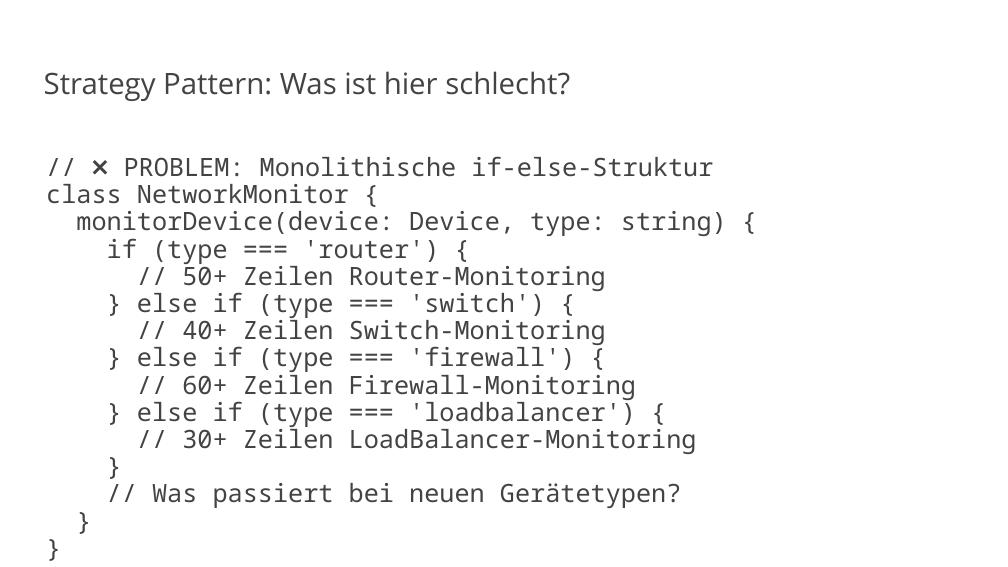
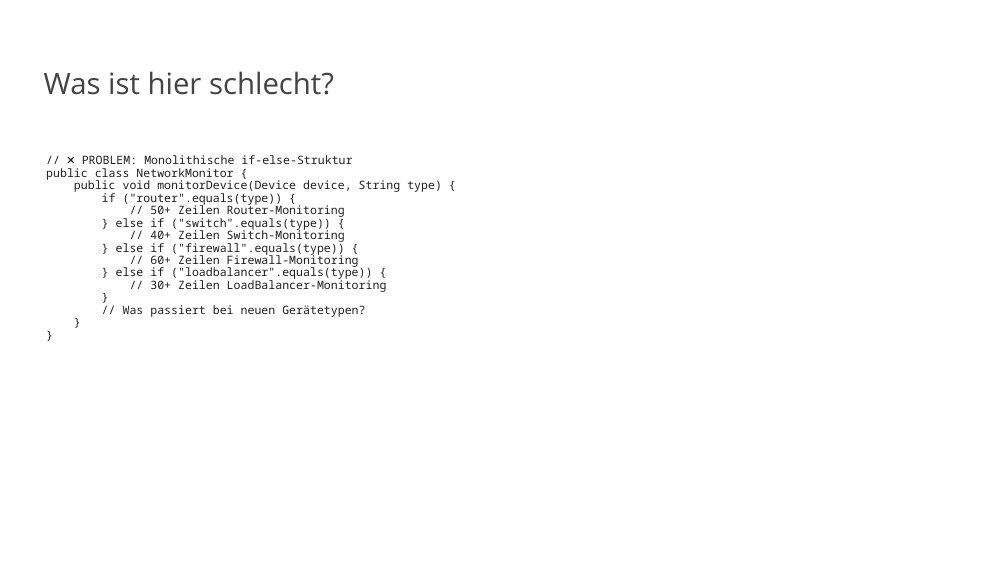
Before and after one commit to vanillacore-net/september-2025-telekom-training, a slide deck: slide 2 of presentations/powerpoint/block3-presentation.pptx. Drawn at 1008x567 pixels with LibreOffice and Linux fonts; fonts in the diff are those of the drawing; background and template pictures are left out. Boxes give left, top, right and bottom in pixels: in the first picture for what was removed or moved away, otherwise in the second. Text is boxed around its words. In the diff, an @@ line names an element or a change of style, - is before the commit and + after.

```diff
--- a/presentations/powerpoint/block3-presentation.pptx
+++ b/presentations/powerpoint/block3-presentation.pptx
@@ title at [44, 71, 334, 95]: text changed @@
-Strategy Pattern: Was ist hier schlecht?
+Was ist hier schlecht?
@@ text at [46, 155, 442, 317]: text changed; size 24 to 11 pt; text colour #434343 to #1F1F1F @@
-// ❌ PROBLEM: Monolithische if-else-Struktur
-class NetworkMonitor {
-monitorDevice(device: Device, type: string) {
-if (type === 'router') {
-// 50+ Zeilen Router-Monitoring
-} else if (type === 'switch') {
-// 40+ Zeilen Switch-Monitoring
-} else if (type === 'firewall') {
-// 60+ Zeilen Firewall-Monitoring
-} else if (type === 'loadbalancer') {
-// 30+ Zeilen LoadBalancer-Monitoring
-}
-// Was passiert bei neuen Gerätetypen?
-}
-}
+// ❌ PROBLEM: Monolithische if-else-Struktur
+public class NetworkMonitor {
+public void monitorDevice(Device device, String type) {
+if ("router".equals(type)) {
+// 50+ Zeilen Router-Monitoring
+} else if ("switch".equals(type)) {
+// 40+ Zeilen Switch-Monitoring
+} else if ("firewall".equals(type)) {
+// 60+ Zeilen Firewall-Monitoring
+} else if ("loadbalancer".equals(type)) {
+// 30+ Zeilen LoadBalancer-Monitoring
+}
+// Was passiert bei neuen Gerätetypen?
+}
+}
```
Also in this commit, not shown: 25 other slides changed, 3 slides added, 4 other files.
